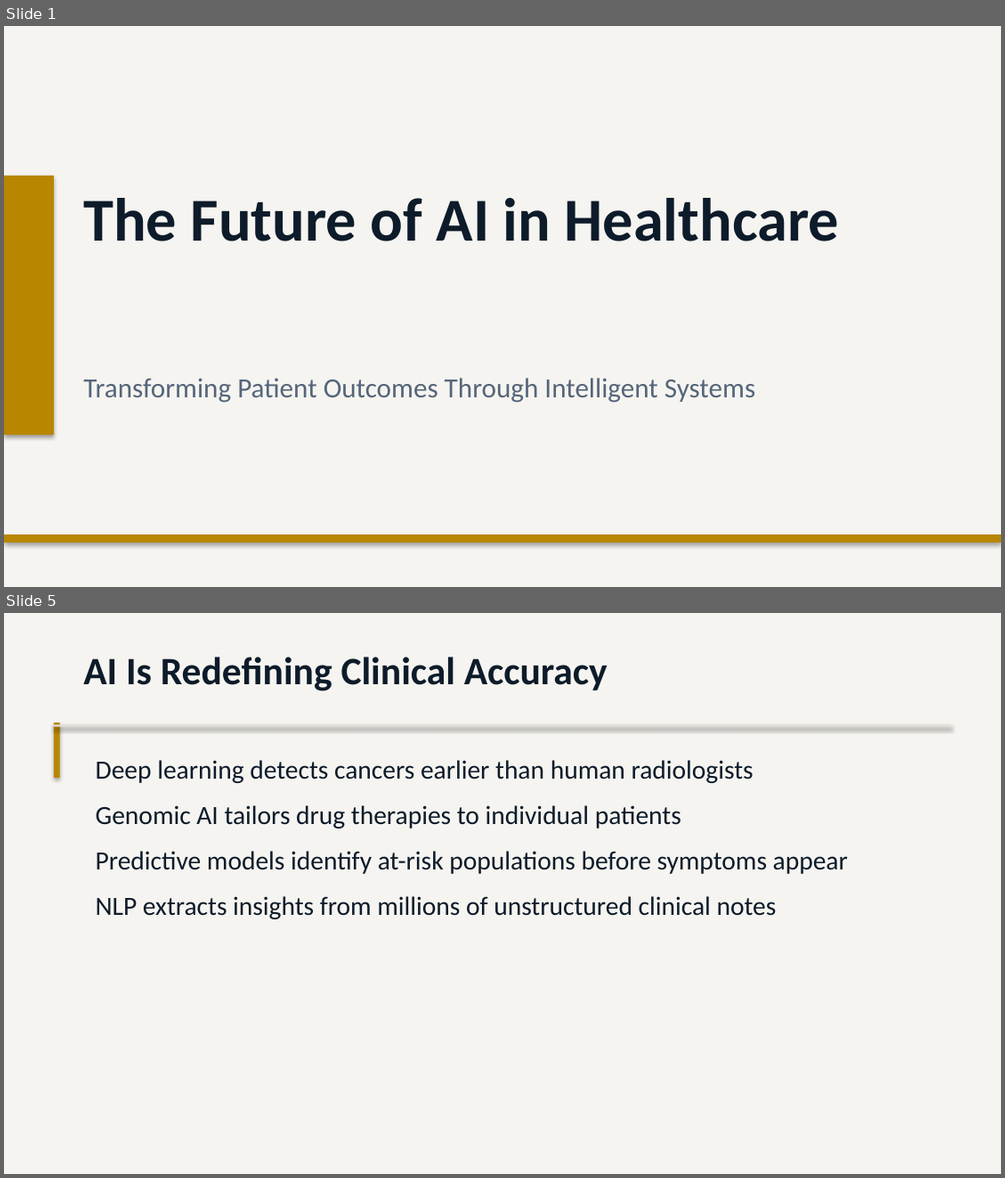
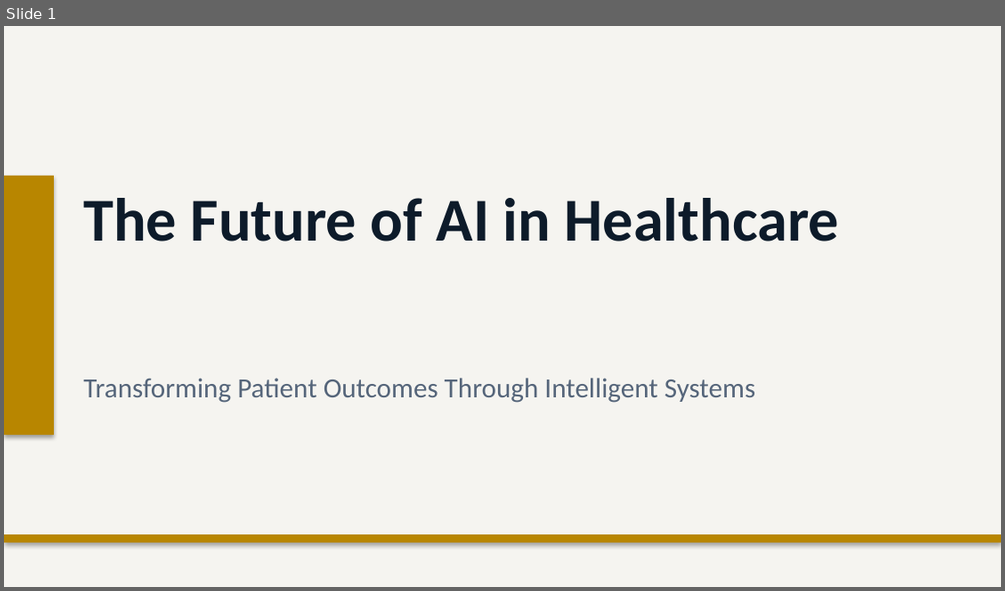
Before and after one commit to Moodswing9/claude-deck-generator, a slide deck: The Future of AI in Healthcare.pptx. Shown one above the other, each under a label of ours: slides 1 and 5 before the commit, slide 1 after it; the slides between them are not shown. The pictures are 1005x1178 and 1005x591 pixels, drawn with LibreOffice and Linux fonts; fonts in the diff are those of the drawing. Boxes give left, top, right and bottom in pixels: in the first picture for what was removed or moved away, otherwise in the second. Text is boxed around its words. In the diff, an @@ line names an element or a change of style, - is before the commit and + after.

```diff
--- a/The Future of AI in Healthcare.pptx
+++ b/The Future of AI in Healthcare.pptx
@@ slide 5 removed at (4,613,1001,1174), background #F5F4F0 @@
@@ text removed at (83,657,607,691) @@
-AI Is Redefining Clinical Accuracy
@@ rectangle removed at (54,722,60,778) @@
@@ rectangle removed at (54,724,951,727) @@
@@ text removed at (96,760,848,919) @@
-Deep learning detects cancers earlier than human radiologists
-Genomic AI tailors drug therapies to individual patients
-Predictive models identify at-risk populations before symptoms appear
-NLP extracts insights from millions of unstructured clinical notes
```
Also in this commit, not shown: 5 slides changed, 8 slides added, 6 other slides removed, 1 other file.
